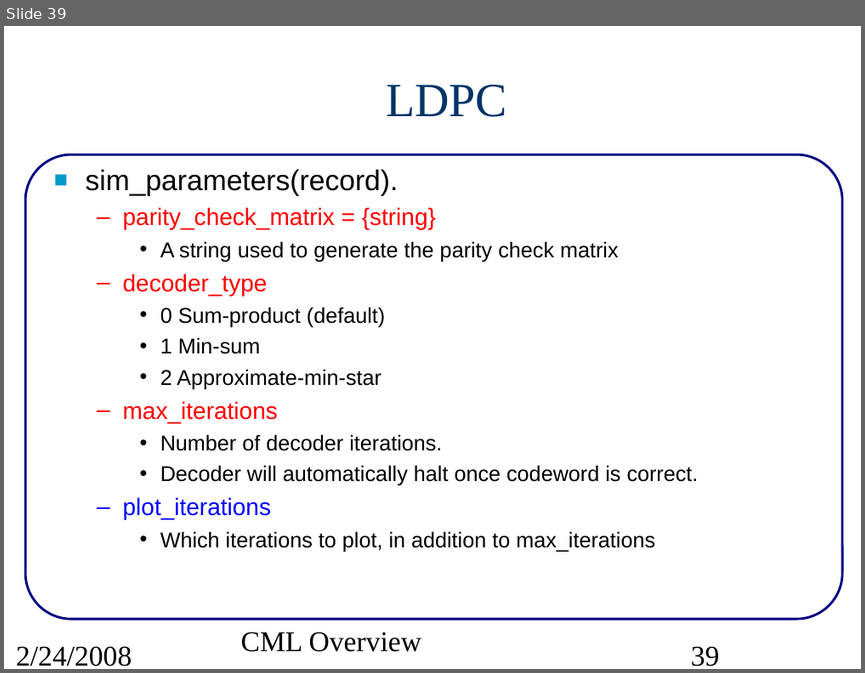
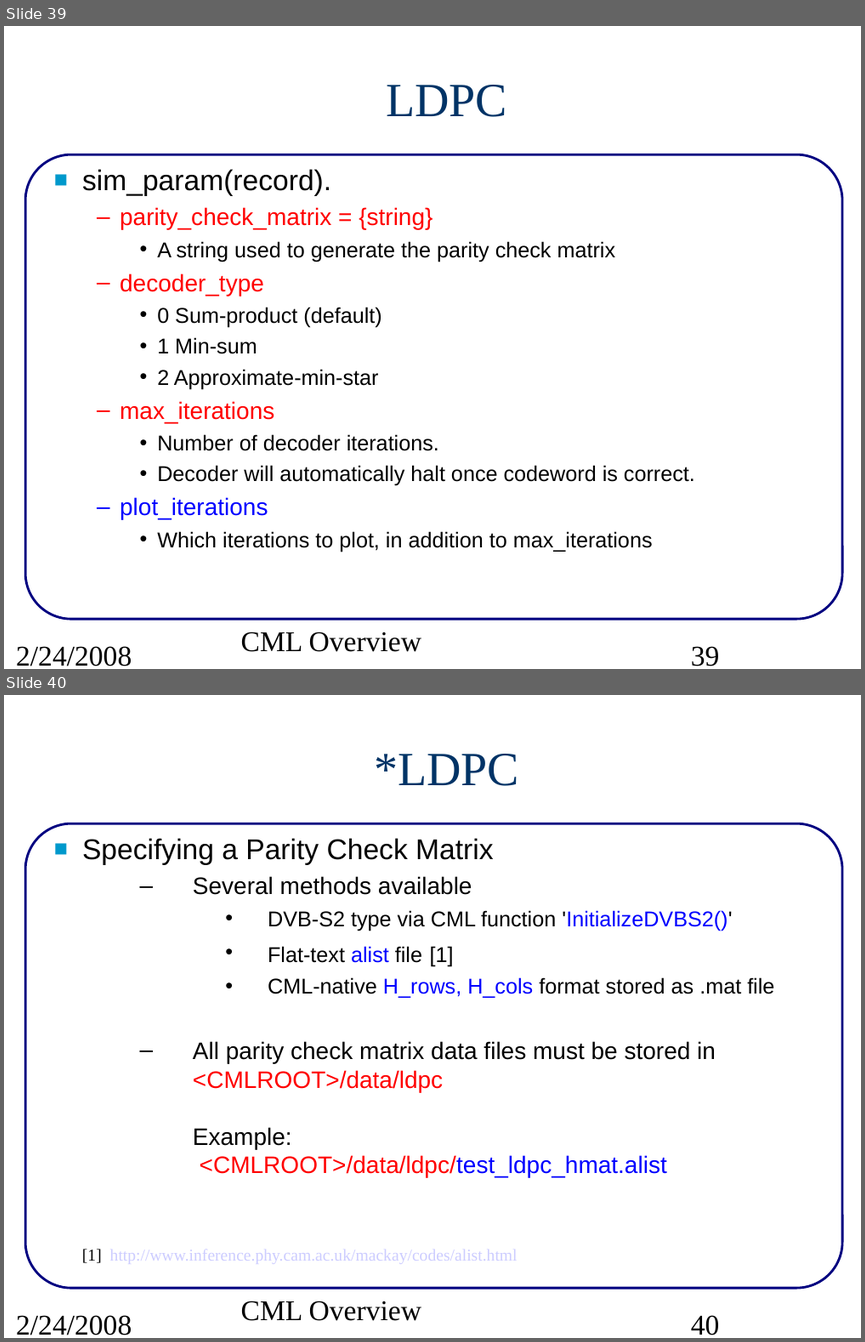
Before and after one commit to marcusmueller/iscml, a slide deck: pcs/projects/cml/doc/src/CMLoverview.ppt. Shown one above the other, each under a label of ours: slide 39 before the commit, slides 39 and 40 after it. The pictures are 865x673 and 865x1342 pixels, drawn with LibreOffice and Linux fonts; fonts in the diff are those of the drawing. Boxes give left, top, right and bottom in pixels: in the first picture for what was removed or moved away, otherwise in the second. Text is boxed around its words. In the diff, an @@ line names an element or a change of style, - is before the commit and + after.

```diff
--- a/pcs/projects/cml/doc/src/CMLoverview.ppt
+++ b/pcs/projects/cml/doc/src/CMLoverview.ppt
@@ slide 40 added at bbox=[4, 695, 861, 1338], background #FFFFFF; not listed: 1 template element that a slide beside it also shows @@
@@ title added at bbox=[374, 754, 519, 786], 40 pt, text #003366 @@
+*LDPC
@@ text added at bbox=[82, 838, 774, 1178], 20 pt, text #000000 @@
+■ Specifying a Parity Check Matrix
+  – Several methods available
+    • DVB-S2 type via CML function 'InitializeDVBS2()'
+    • Flat-text alist file [1]
+    • CML-native H_rows, H_cols format stored as .mat file
+  – All parity check matrix data files must be stored in
+    <CMLROOT>/data/ldpc
+    Example:
+    <CMLROOT>/data/ldpc/test_ldpc_hmat.alist
@@ text added at bbox=[82, 1248, 517, 1264], 14 pt, text #CCCCFF @@
+[1] http://www.inference.phy.cam.ac.uk/mackay/codes/alist.html
@@ text added at bbox=[241, 1300, 421, 1321], 24 pt, text #000000 @@
+CML Overview
@@ text added at bbox=[16, 1315, 132, 1335], 24 pt, text #000000 @@
+2/24/2008
@@ page number added at bbox=[691, 1315, 720, 1335], 24 pt, text #000000 @@
+40
@@ slide 39 changed as well @@
@@ text at bbox=[82, 169, 331, 196]: text changed @@
-■ sim_parameters(record).
+■ sim_param(record).
@@ text at bbox=[120, 207, 695, 551]: indent changed @@
```
Also in this commit, not shown: 91 other slides changed, 16 other slides added, 4 other files.
